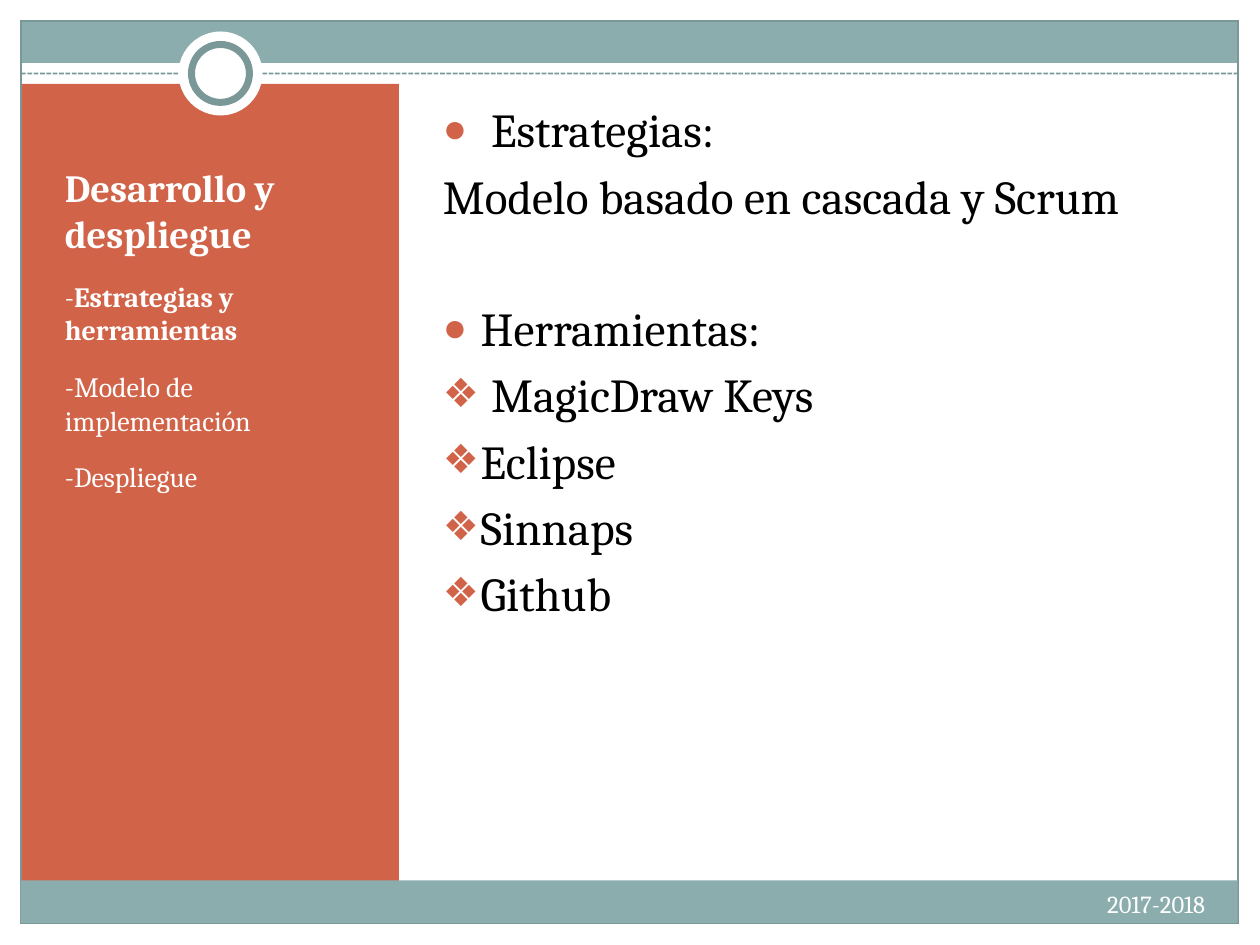
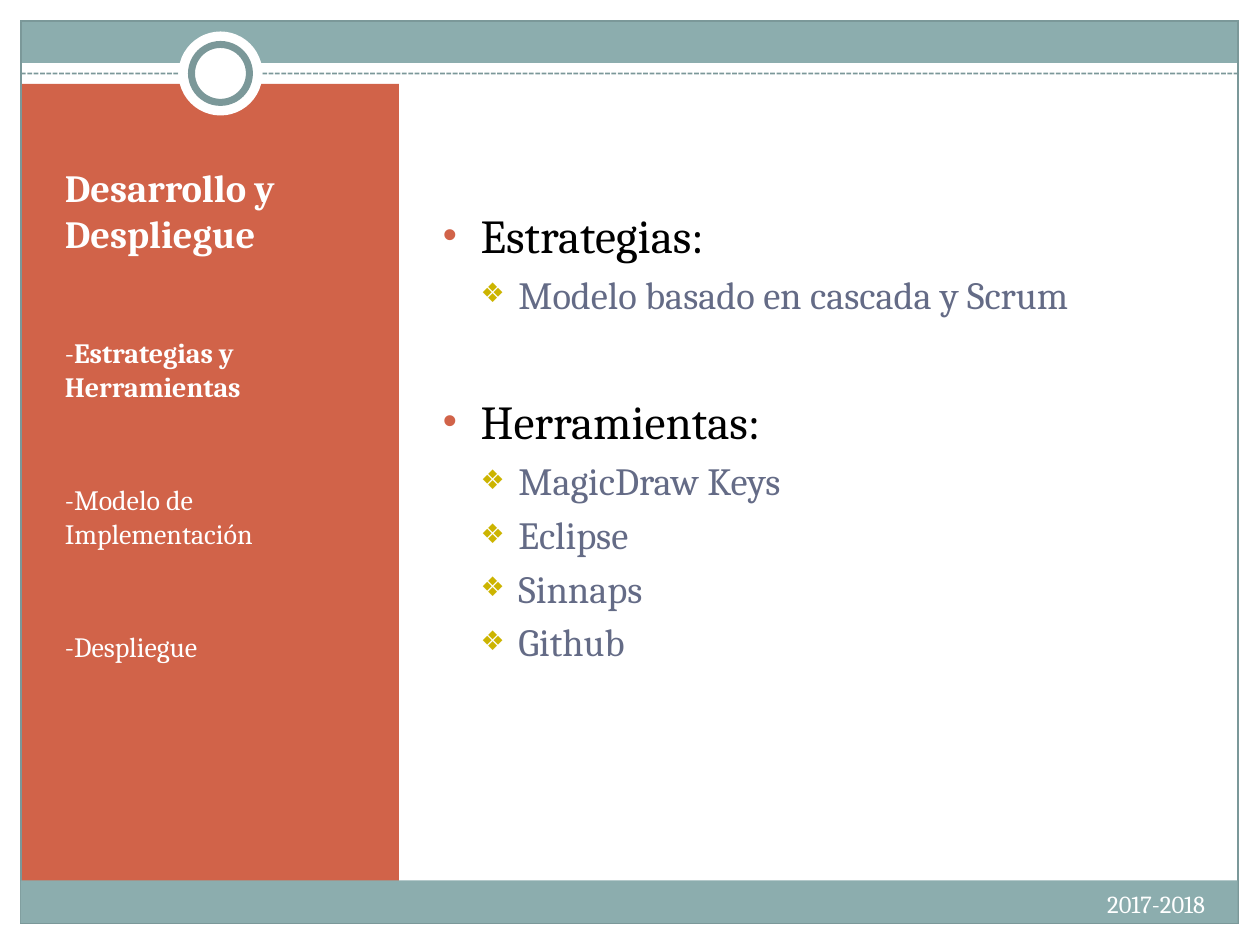
Before and after one commit to albertoaguileram/dsd, a slide deck: slide 16 of IntroIngSoft.PresentacionesFinales.pptx. Drawn at 1260x945 pixels with LibreOffice and Linux fonts; fonts in the diff are those of the drawing. Boxes give left, top, right and bottom in pixels: in the first picture for what was removed or moved away, otherwise in the second. Text is boxed around its words. In the diff, an @@ line names an element or a change of style, - is before the commit and + after.

```diff
--- a/IntroIngSoft.PresentacionesFinales.pptx
+++ b/IntroIngSoft.PresentacionesFinales.pptx
@@ text "Estrategias:" at bbox=[481, 221, 1068, 657]: size 27 to 22 pt, text colour #000000 to #646B86 in "Modelo basado en cascada y Scrum", "MagicDraw Keys", "Eclipse", "Sinnaps" and 1 more places; bullet ● to •; bullet none to ❖; list level 1 to 2 in "Modelo basado en cascada y ..."; list level 1 to 2 in "MagicDraw Keys"; bullet colour #D16349 to #CCB400; list level 1 to 2 in "Eclipse"; list level 1 to 2 in "Sinnaps"; list level 1 to 2 in "Github" @@
@@ title at bbox=[65, 175, 275, 257]: text changed @@
-Desarrollo y despliegue
+Desarrollo y Despliegue
@@ text at bbox=[65, 343, 253, 550]: text changed @@
--Estrategias y herramientas
--Modelo de implementación
+-Estrategias y Herramientas
+-Modelo de Implementación
```
Also in this commit, not shown: 17 other slides changed.
